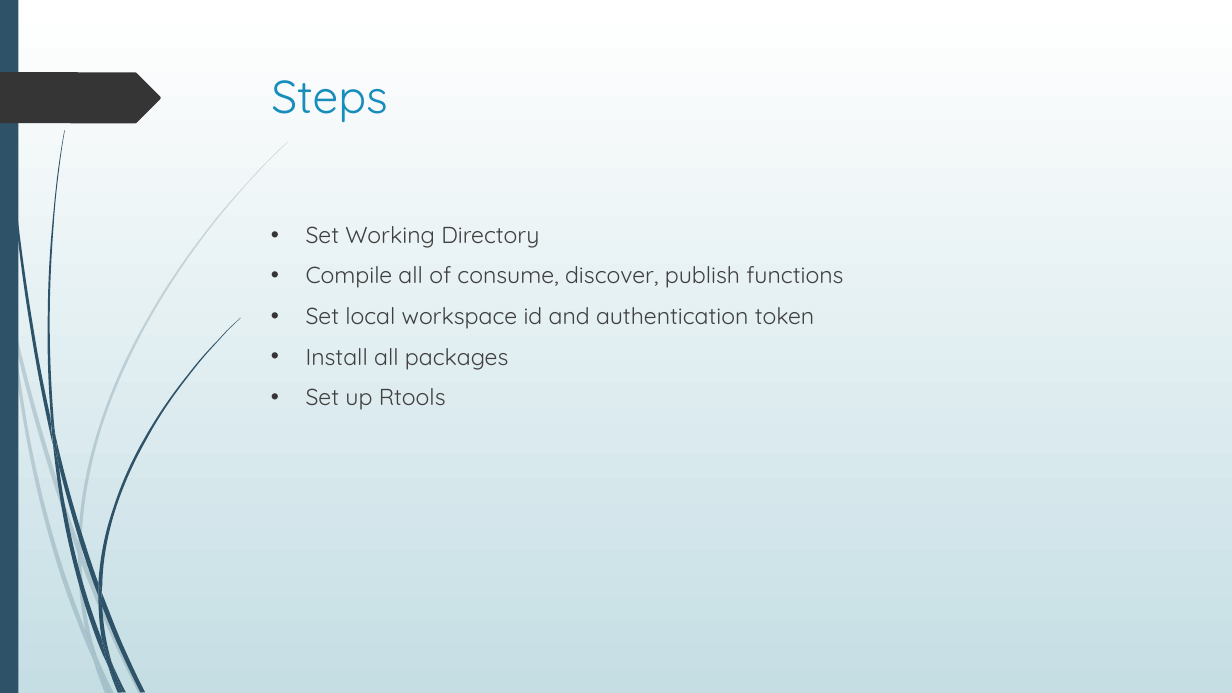
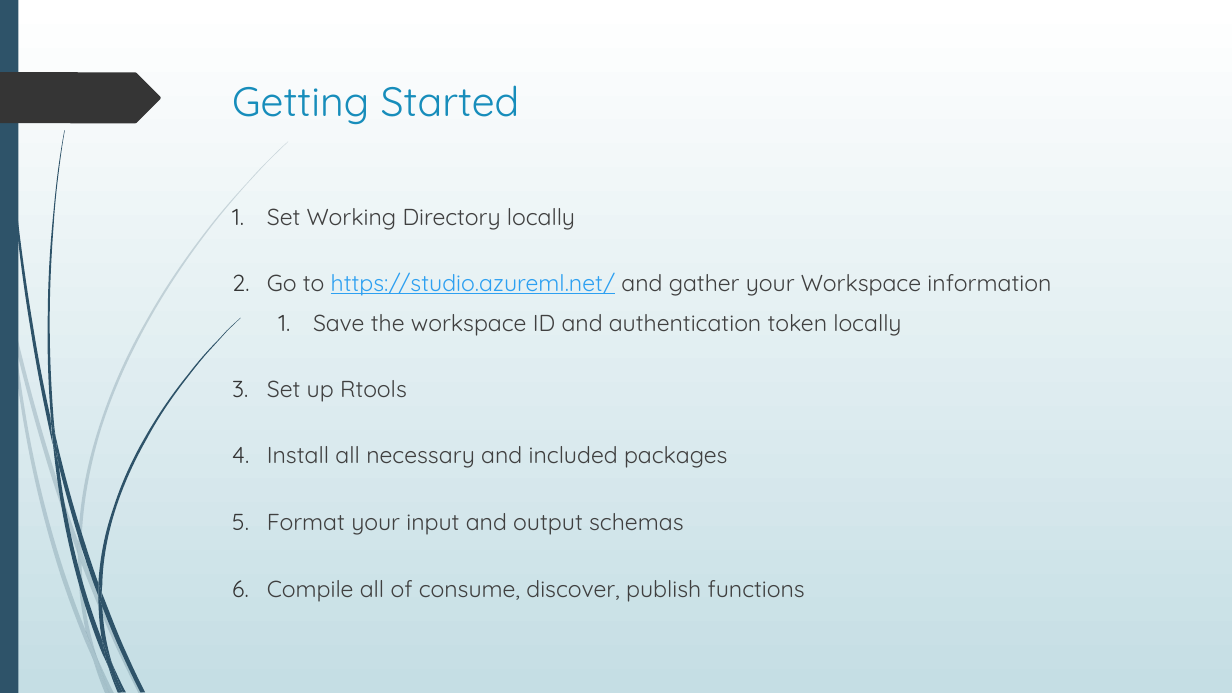
Before and after one commit to Azure/Azure-MachineLearning-ClientLibrary-R, a slide deck: slide 4 of demo/demo walkthrough.pptx (slide 2 before the commit). Drawn at 1232x693 pixels with LibreOffice and Linux fonts; fonts in the diff are those of the drawing. Boxes give left, top, right and bottom in pixels: in the first picture for what was removed or moved away, otherwise in the second. Text is boxed around its words. In the diff, an @@ line names an element or a change of style, - is before the commit and + after.

Commit message:
Updated Powerpoint
new format entirely

```diff
--- a/demo/demo walkthrough.pptx
+++ b/demo/demo walkthrough.pptx
@@ title added at (232, 85, 520, 125), 32 pt, text #178DBB @@
+Getting Started
@@ title removed at (271, 80, 388, 123) @@
-Steps
@@ text "Set Working Directory locally": place and size @@
-text "Set Working Directory locally" at (306, 226, 843, 410)
+text "Set Working Directory locally" at (267, 208, 1051, 602)
@@ text at (267, 208, 1051, 535): text changed @@
-• Set Working Directory
+1. Set Working Directory locally
+2. Go to https://studio.azureml.net/ and gather your Workspace information
+  1. Save the workspace ID and authentication token locally
+3. Set up Rtools
+4. Install all necessary and included packages
+5. Format your input and output schemas
@@ text at (306, 307, 815, 410): paragraphs removed @@
-• Set local workspace id and authentication token
-• Install all packages
-• Set up Rtools
@@ text at (267, 580, 805, 602): bullet • to 1. @@
```
Also in this commit, not shown: 3 slides added, 6 slides removed.
